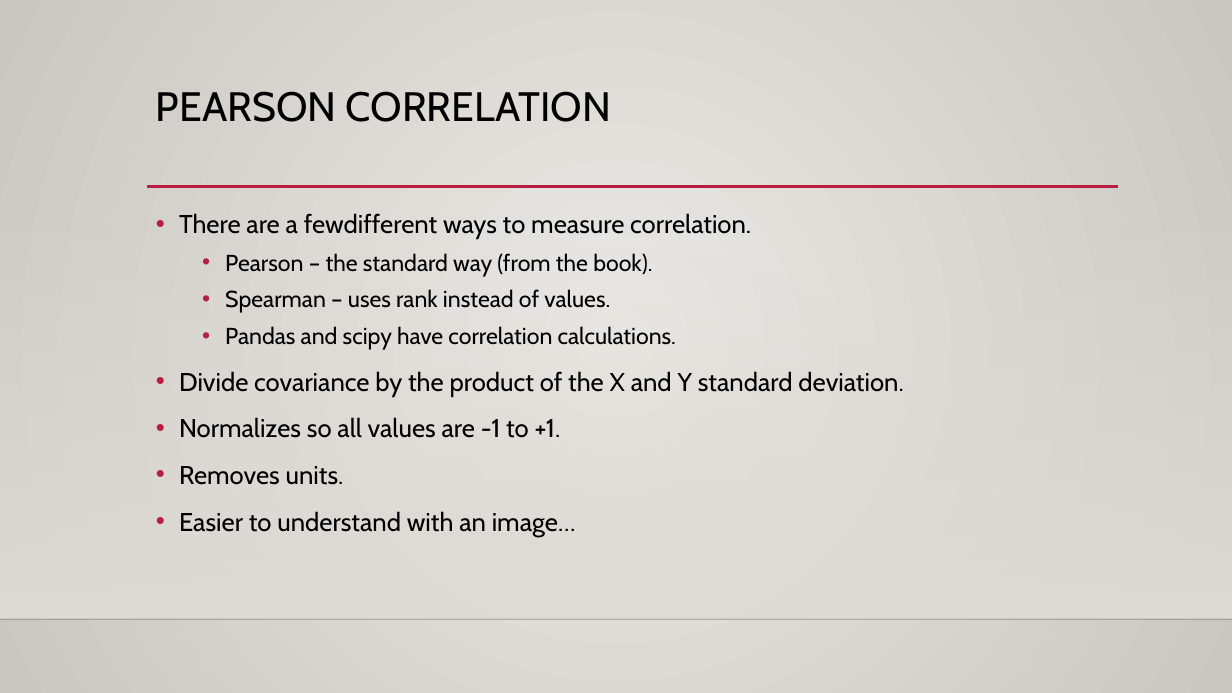
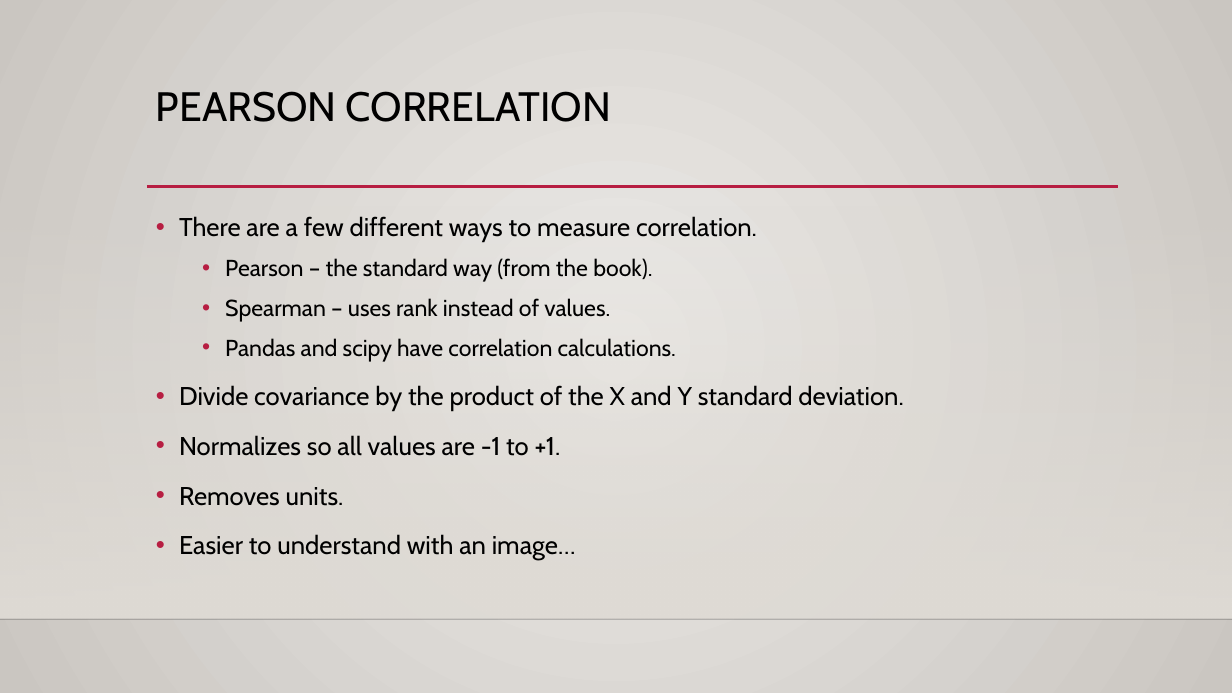
Before and after one commit to AkeemSemper/ML_for_Non_DS_Students, a slide deck: slide 17 of course_resources/slides/Used/009_Correlation_Scatter.pptx (slide 16 before the commit). Drawn at 1232x693 pixels with LibreOffice and Linux fonts; fonts in the diff are those of the drawing; background and template pictures are left out. Boxes give left, top, right and bottom in pixels: in the first picture for what was removed or moved away, otherwise in the second. Text is boxed around its words. In the diff, an @@ line names an element or a change of style, - is before the commit and + after.

```diff
--- a/course_resources/slides/Used/009_Correlation_Scatter.pptx
+++ b/course_resources/slides/Used/009_Correlation_Scatter.pptx
@@ text at (179, 216, 757, 242): text changed @@
-• There are a fewdifferent ways to measure correlation.
+• There are a few different ways to measure correlation.
@@ text at (179, 258, 903, 560): line spacing 1.1 to 1.2 @@
```
Also in this commit, not shown: 3 other slides changed, 1 slide added, 1 other file.
